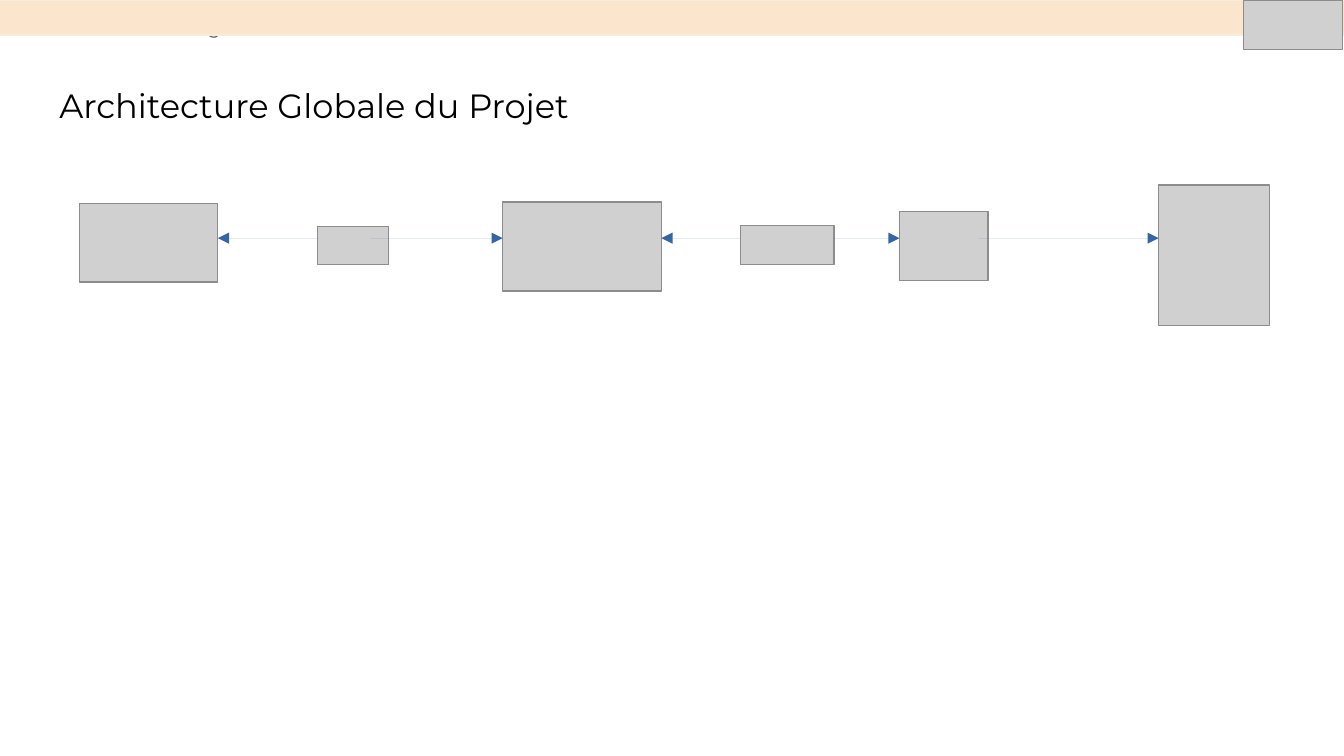
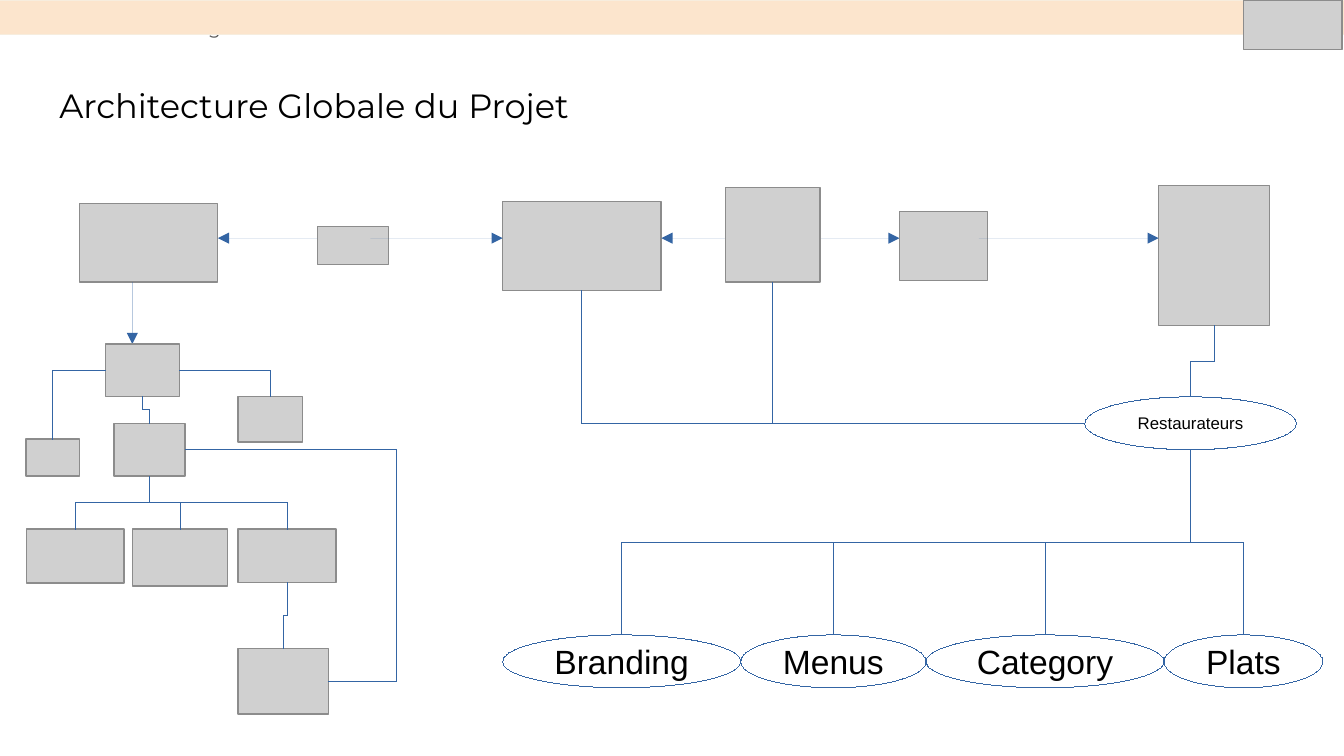
Before and after one commit to DennAmo/11, a slide deck: slide 10 of Aubry_Dennis_4_présentation.pptx. Drawn at 1344x756 pixels with LibreOffice and Linux fonts; fonts in the diff are those of the drawing; grey boxes stand for pictures. Boxes give left, top, right and bottom in pixels: in the first picture for what was removed or moved away, otherwise in the second. Text is boxed around its words. In the diff, an @@ line names an element or a change of style, - is before the commit and + after.

Commit message:
global update

```diff
--- a/Aubry_Dennis_4_présentation.pptx
+++ b/Aubry_Dennis_4_présentation.pptx
@@ picture added at (726, 187, 821, 282) @@
@@ picture removed at (741, 226, 833, 265) @@
@@ arrow added from (132, 282) to (132, 344), #3465A4 0 pt @@
@@ elbow line added from (582, 290) to (1085, 423), #3465A4 0 pt @@
@@ elbow line added from (773, 282) to (1085, 423), #3465A4 0 pt @@
@@ elbow line added from (1191, 396) to (1214, 325), #3465A4 0 pt @@
@@ picture added at (106, 344, 180, 396) @@
@@ elbow line added from (106, 371) to (52, 439), #3465A4 0 pt @@
@@ elbow line added from (179, 371) to (270, 396), #3465A4 0 pt @@
@@ elbow line added from (149, 423) to (142, 396), #3465A4 0 pt @@
@@ picture added at (238, 396, 302, 442) @@
@@ ellipse added at (1085, 396, 1296, 449), fill #FFFFFF, outline #3465A4 0 pt, 9 pt, text #000000 @@
+Restaurateurs
@@ picture added at (26, 439, 79, 476) @@
@@ picture added at (114, 423, 185, 476) @@
@@ elbow line added from (149, 476) to (75, 530), #3465A4 0 pt @@
@@ elbow line added from (149, 476) to (180, 530), #3465A4 0 pt @@
@@ elbow line added from (149, 476) to (288, 530), #3465A4 0 pt @@
@@ elbow line added from (185, 450) to (328, 681), #3465A4 0 pt @@
@@ elbow line added from (1191, 450) to (622, 634), #3465A4 0 pt @@
@@ elbow line added from (1191, 450) to (833, 634), #3465A4 0 pt @@
@@ elbow line added from (1191, 450) to (1046, 634), #3465A4 0 pt @@
@@ elbow line added from (1191, 450) to (1243, 634), #3465A4 0 pt @@
@@ picture added at (27, 530, 125, 583) @@
@@ picture added at (132, 530, 227, 586) @@
@@ picture added at (238, 530, 336, 583) @@
@@ elbow line added from (288, 582) to (284, 649), #3465A4 0 pt @@
@@ picture added at (238, 649, 328, 715) @@
@@ ellipse added at (503, 634, 741, 687), fill #FFFFFF, outline #3465A4 0 pt, 18 pt, text #000000 @@
+Branding
@@ ellipse added at (741, 634, 926, 687), fill #FFFFFF, outline #3465A4 0 pt, 18 pt, text #000000 @@
+Menus
@@ ellipse added at (926, 634, 1164, 687), fill #FFFFFF, outline #3465A4 0 pt, 18 pt, text #000000 @@
+Category
@@ ellipse added at (1164, 634, 1322, 687), fill #FFFFFF, outline #3465A4 0 pt, 18 pt, text #000000 @@
+Plats
```
Also in this commit, not shown: 2 other slides changed, 2 slides added, 3 other files.
